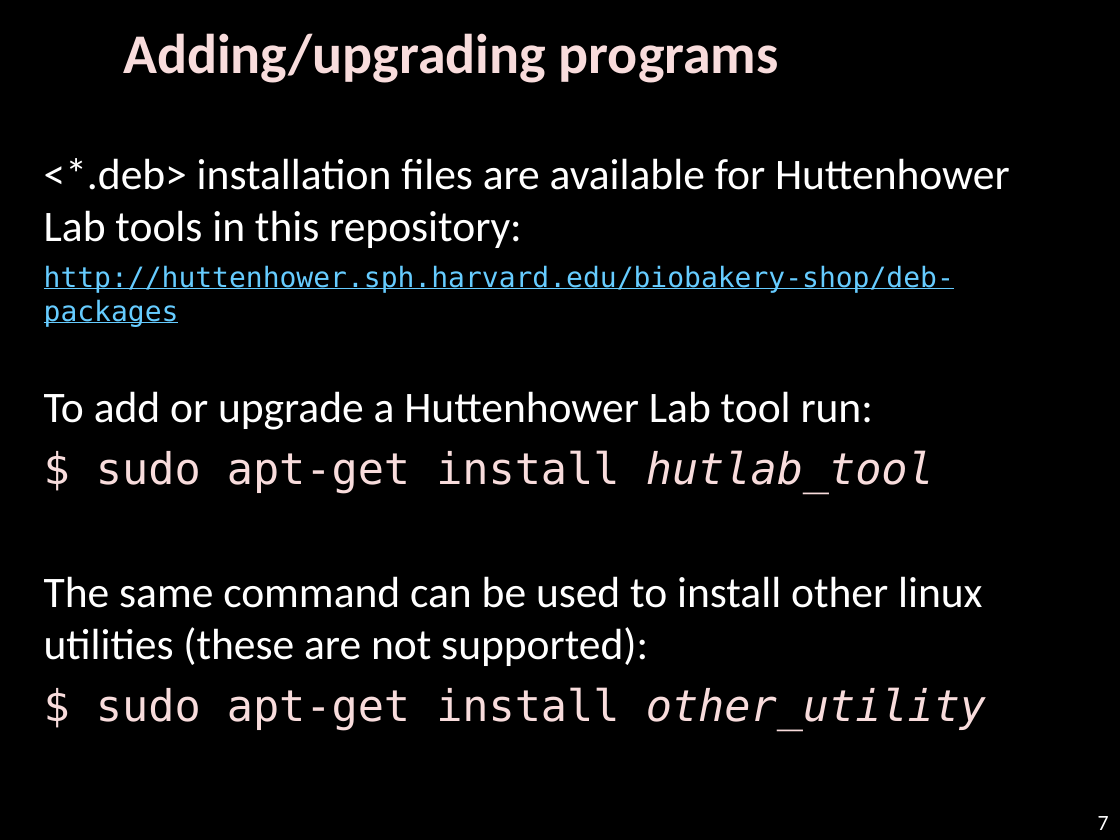
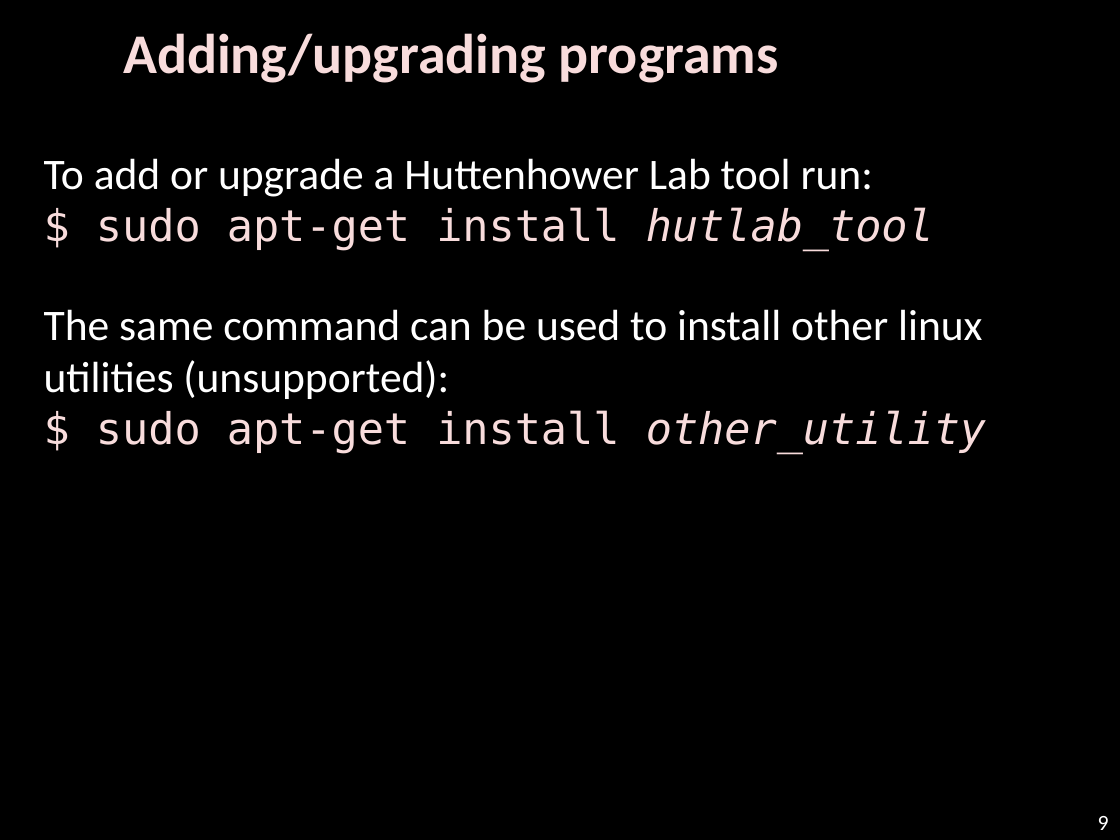
Before and after one commit to biobakery/biobakery, a slide deck: slide 9 of vagrant/biobakery-gui/WELCOME.pptx (slide 7 before the commit). Drawn at 1120x840 pixels with LibreOffice and Linux fonts; fonts in the diff are those of the drawing; background and template pictures are left out. Boxes give left, top, right and bottom in pixels: in the first picture for what was removed or moved away, otherwise in the second. Text is boxed around its words. In the diff, an @@ line names an element or a change of style, - is before the commit and + after.

```diff
--- a/vagrant/biobakery-gui/WELCOME.pptx
+++ b/vagrant/biobakery-gui/WELCOME.pptx
@@ text at (x1=44, y1=158, x2=986, y2=454): text changed @@
-<*.deb> installation files are available for Huttenhower Lab tools in this repository:
-http://huttenhower.sph.harvard.edu/biobakery-shop/deb-packages
-To add or upgrade a Huttenhower Lab tool run:
-$ sudo apt-get install hutlab_tool
-The same command can be used to install other linux utilities (these are not supported):
-$ sudo apt-get install other_utility
+To add or upgrade a Huttenhower Lab tool run:
+$ sudo apt-get install hutlab_tool
+The same command can be used to install other linux utilities (unsupported):
+$ sudo apt-get install other_utility
@@ page number at (x1=1098, y1=816, x2=1109, y2=830): text changed @@
-7
+9
```
Also in this commit, not shown: 7 other slides changed, 2 slides added, 1 other file.
